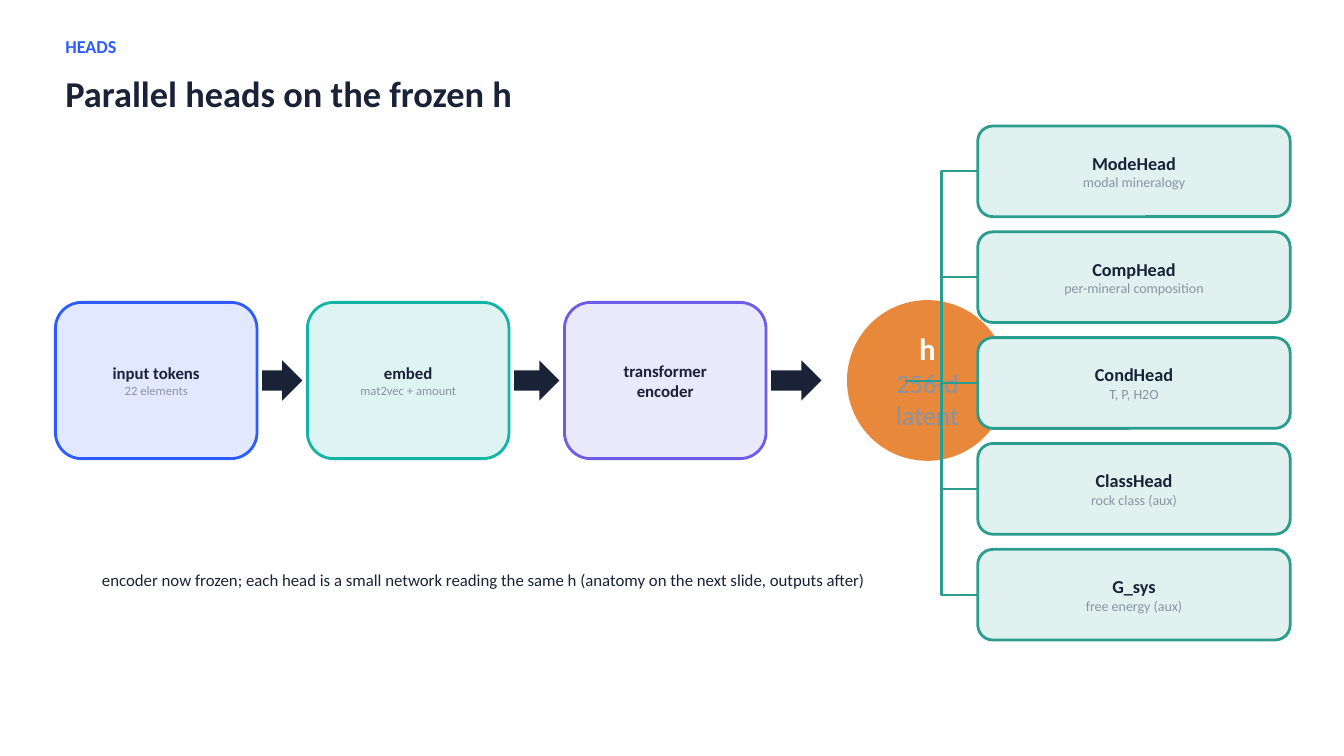
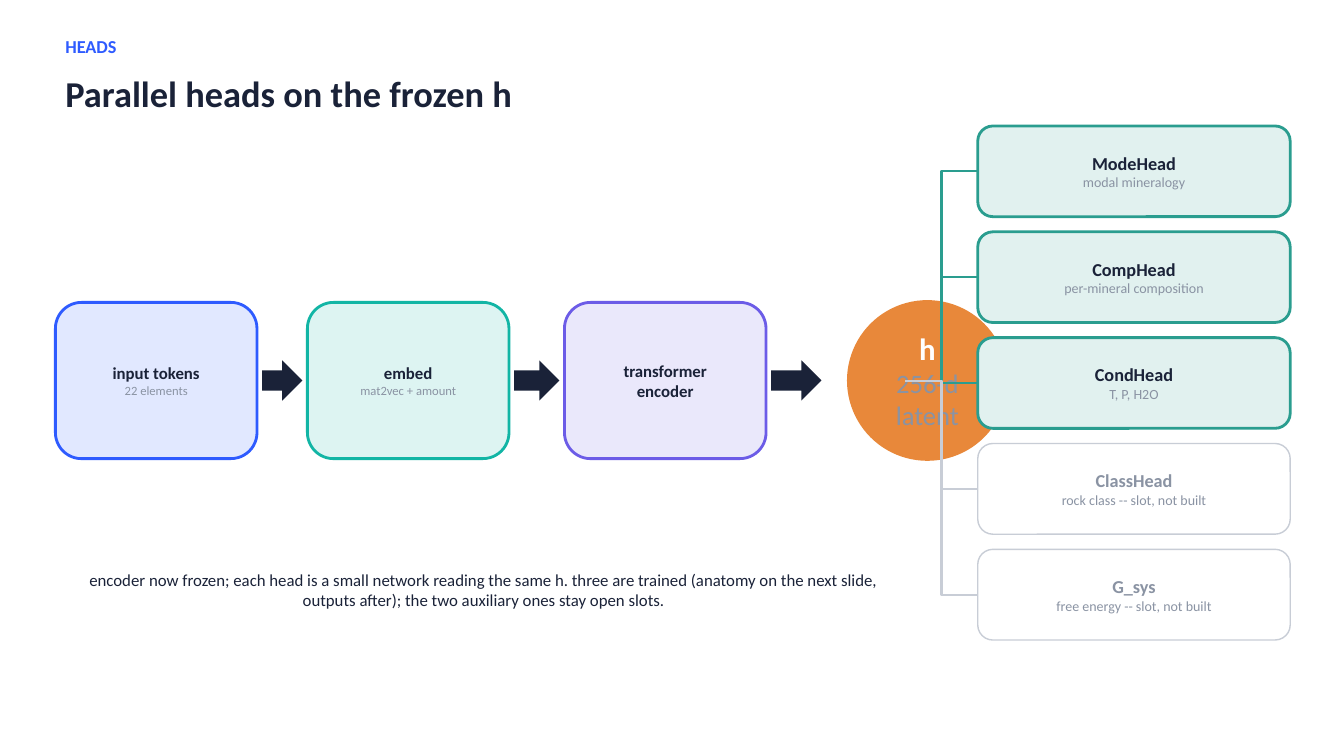
Before and after one commit to matthew-j-liu/phasecast, a slide deck: slide 12 of slides/overview.pptx. Drawn at 1344x756 pixels with LibreOffice and Linux fonts; fonts in the diff are those of the drawing. Boxes give left, top, right and bottom in pixels: in the first picture for what was removed or moved away, otherwise in the second. Text is boxed around its words. In the diff, an @@ line names an element or a change of style, - is before the commit and + after.

```diff
--- a/slides/overview.pptx
+++ b/slides/overview.pptx
@@ elbow line (905, 381) - (978, 489): stroke #2A9D8F 1.5 pt to #C8CDD6 1.5 pt @@
@@ elbow line (905, 381) - (978, 595): stroke #2A9D8F 1.5 pt to #C8CDD6 1.5 pt @@
@@ rounded rectangle "ClassHead" at box(978, 444, 1291, 534): fill #E1F1EF to #FFFFFF; outline #2A9D8F 2 pt to #C8CDD6 1 pt @@
@@ text in rounded rectangle at box(1096, 474, 1173, 487): text colour #1A2238 to #8A93A3 in "ClassHead" @@
@@ text in rounded rectangle at box(1062, 495, 1206, 507): text changed @@
-rock class (aux)
+rock class -- slot, not built
@@ rounded rectangle "G_sys" at box(978, 549, 1291, 640): fill #E1F1EF to #FFFFFF; outline #2A9D8F 2 pt to #C8CDD6 1 pt @@
@@ text at box(89, 574, 877, 609): text changed @@
-encoder now frozen; each head is a small network reading the same h (anatomy on the next slide, outputs after)
+encoder now frozen; each head is a small network reading the same h. three are trained (anatomy on the next slide, outputs after); the two auxiliary ones stay open slots.
@@ text in rounded rectangle at box(1112, 581, 1155, 596): text colour #1A2238 to #8A93A3 in "G_sys" @@
@@ text in rounded rectangle at box(1056, 601, 1212, 614): text changed @@
-free energy (aux)
+free energy -- slot, not built
```
Also in this commit, not shown: 12 other slides changed, 1 slide added, 1 other file.
